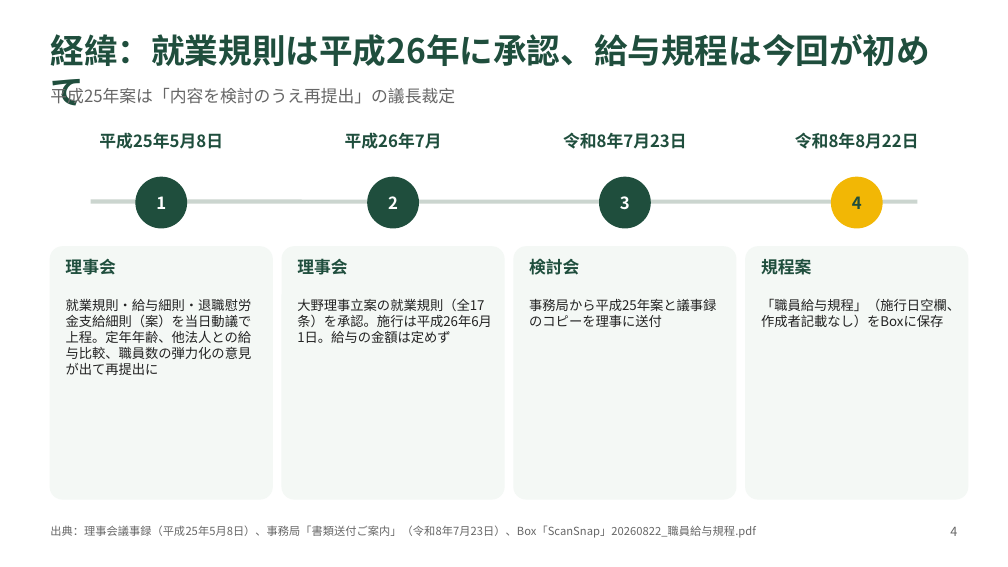
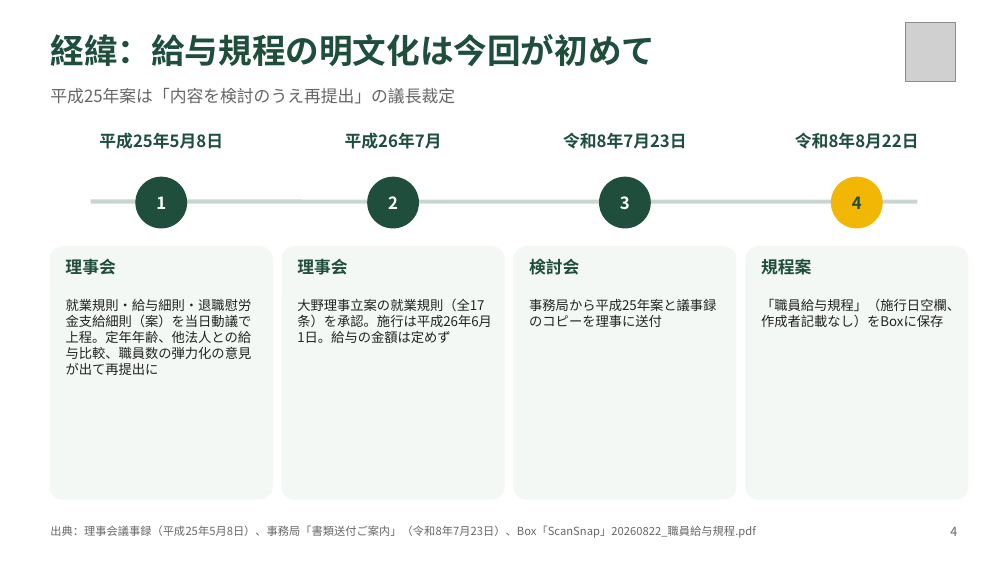
Before and after one commit to TakaS-JP/ClaudeGitHub, a slide deck: slide 4 of docs/ibaraki-kouseihogo/職員給与規程案_説明資料案_2026-09.pptx. Drawn at 1008x567 pixels with LibreOffice and Linux fonts; fonts in the diff are those of the drawing; grey boxes stand for pictures. Boxes give left, top, right and bottom in pixels: in the first picture for what was removed or moved away, otherwise in the second. Text is boxed around its words. In the diff, an @@ line names an element or a change of style, - is before the commit and + after.

```diff
--- a/docs/ibaraki-kouseihogo/職員給与規程案_説明資料案_2026-09.pptx
+++ b/docs/ibaraki-kouseihogo/職員給与規程案_説明資料案_2026-09.pptx
@@ picture added at (905, 22, 956, 82) @@
@@ text at (50, 34, 655, 66): text changed @@
-経緯：就業規則は平成26年に承認、給与規程は今回が初めて
+経緯：給与規程の明文化は今回が初めて
```
Also in this commit, not shown: 14 other slides changed, 5 other files.
